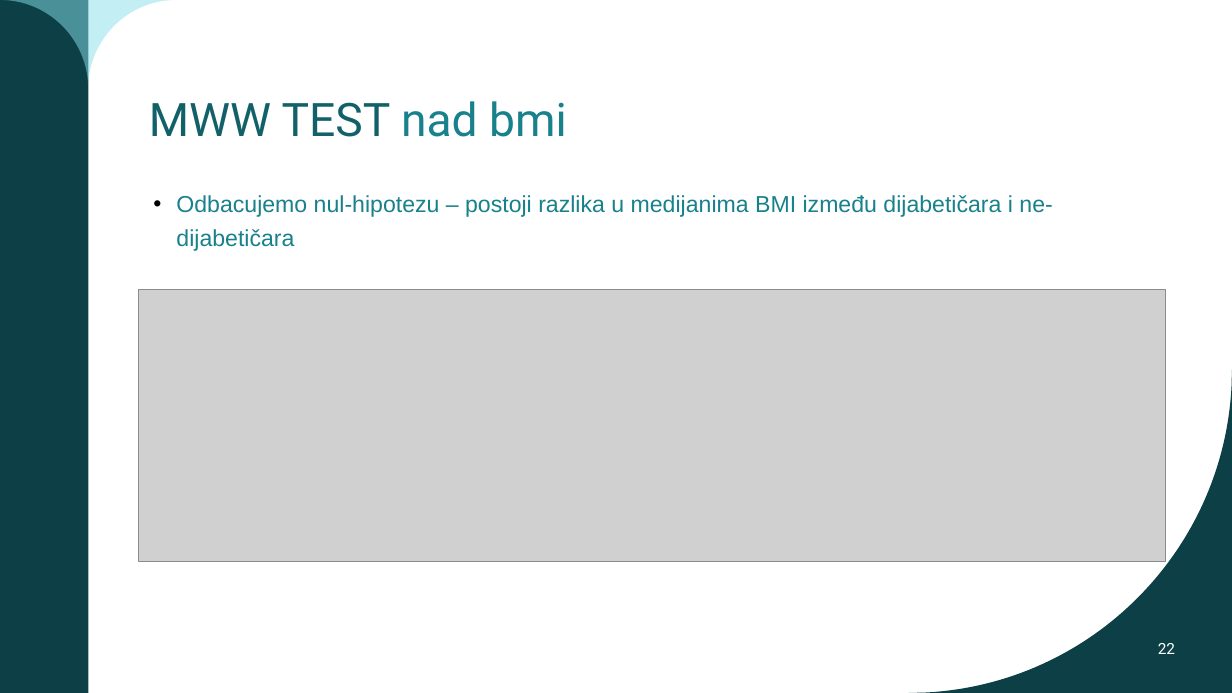
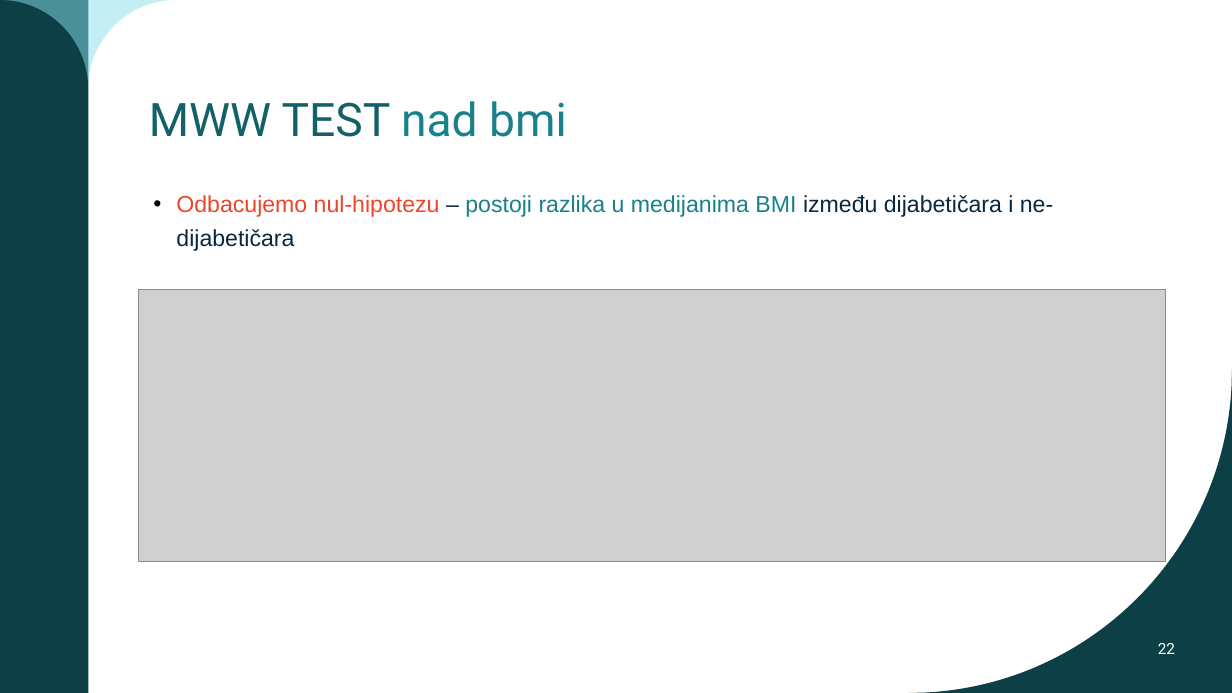
Before and after one commit to jfletcher20/diabetes-health-indicators-analysis, a slide deck: slide 22 of documentation/documentation.pptx. Drawn at 1232x693 pixels with LibreOffice and Linux fonts; fonts in the diff are those of the drawing; grey boxes stand for pictures. Boxes give left, top, right and bottom in pixels: in the first picture for what was removed or moved away, otherwise in the second. Text is boxed around its words. In the diff, an @@ line names an element or a change of style, - is before the commit and + after.

```diff
--- a/documentation/documentation.pptx
+++ b/documentation/documentation.pptx
@@ text "Odbacujemo nul-hipotezu – postoji razlika ..." at (176, 195, 1053, 251): text colour #18818C to #ED4527 in "Odbacujemo nul-hipotezu"; text colour #18818C to #09283F in "– između dijabetičara i ne-dijabetičara" @@
```
Also in this commit, not shown: 4 other slides changed, 1 other file.
